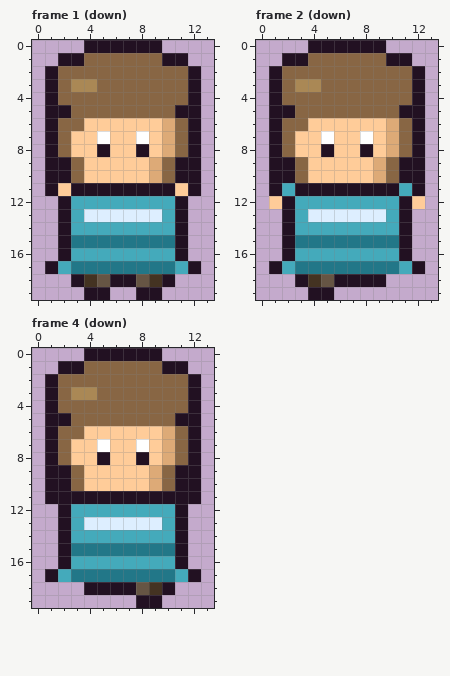
Pixel-art file: games/picomon/art/villager.aseprite. This is how it looked before the edit.
14x20 pixels, 4 frames. Shown: frame 1 (down), frame 2 (down), frame 4 (down). The commit also changed other frames, which this record leaves out.
After:
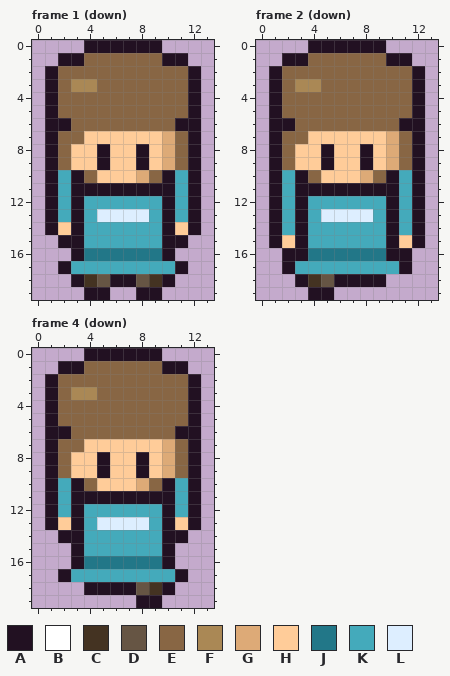
Palette (. is transparent): A #221122  B #ffffff  C #443322  D #665544  E #886644  F #aa8855  G #ddaa77  H #ffcc99  J #227788  K #44aabb  L #ddeeff
Change:
Changed rows in their new state; - is an unchanged pixel.
Frame 1 (down), layers "outline", "shade", "fill":
first column x 1:
 5 -E--------E-
 6 -A-EEEEEEEA-
 7 --E-H--H----
 9 -EH-A--AHGE-
10 -KAE---GEAK-
11 -K--------K-
12 AKA------AKA
13 AKAK----KAKA
14 AHA------AHA
15 --AKKKKKKA--
16 -.AJJJJJJA.-
17 .AKKKKKKKKA.
Frame 2 (down), layers "outline", "shade", "fill":
first column x 1:
 5 -E--------E-
 6 -A-EEEEEEEA-
 7 --E-H--H----
 9 -EH-A--AHGE-
10 -KAE---GEAK-
12 AKA------AKA
13 AKAK----KAKA
14 AKA------AKA
15 AHAKKKKKKAHA
16 --AJJJJJJA--
17 .AKKKKKKKKA.
Frame 4 (down), layers "outline", "shade", "fill":
first column x 1:
 5 -E--------E-
 6 -A-EEEEEEEA-
 7 --E-H--H----
 9 -EH-A--AHGE-
10 -KAE---GEAK-
11 -K--------K-
12 AKA------AKA
13 AHAK----KAHA
14 --A------A--
15 -.AKKKKKKA.-
16 -.AJJJJJJA.-
17 .AKKKKKKKKA.
Boxes around the changes in both pictures, in picture pixels (x1, y1, x2, y2):
changed: (45, 105, 201, 274)
changed: (269, 105, 425, 274)
changed: (45, 413, 201, 582)
